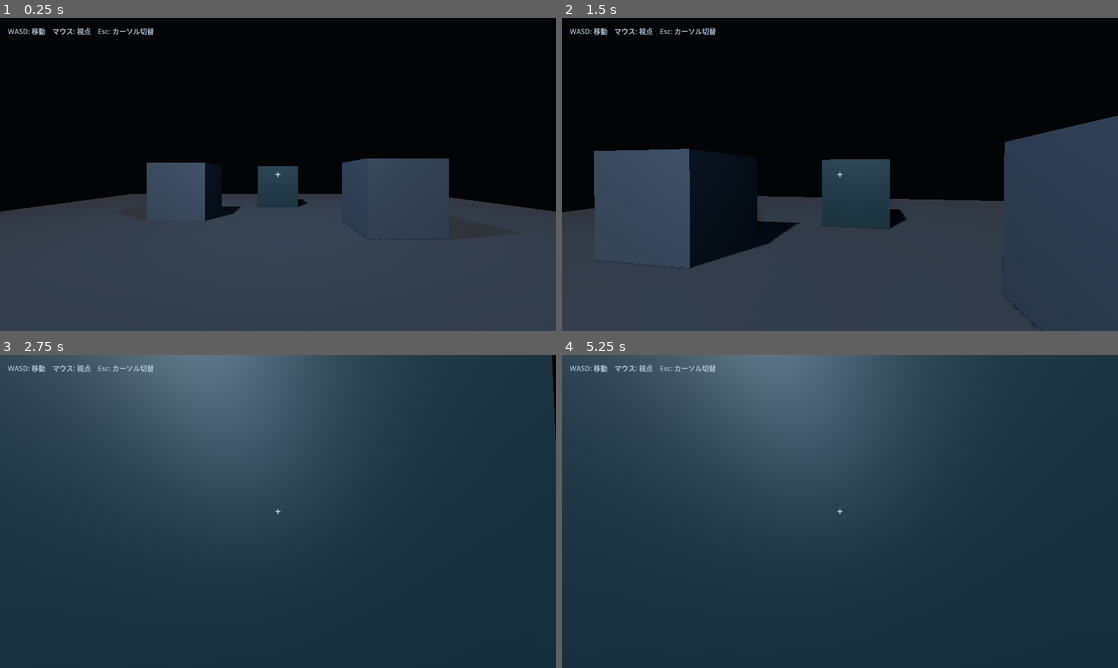
Above: before the commit, frames 1-4 (two rows, left to right).
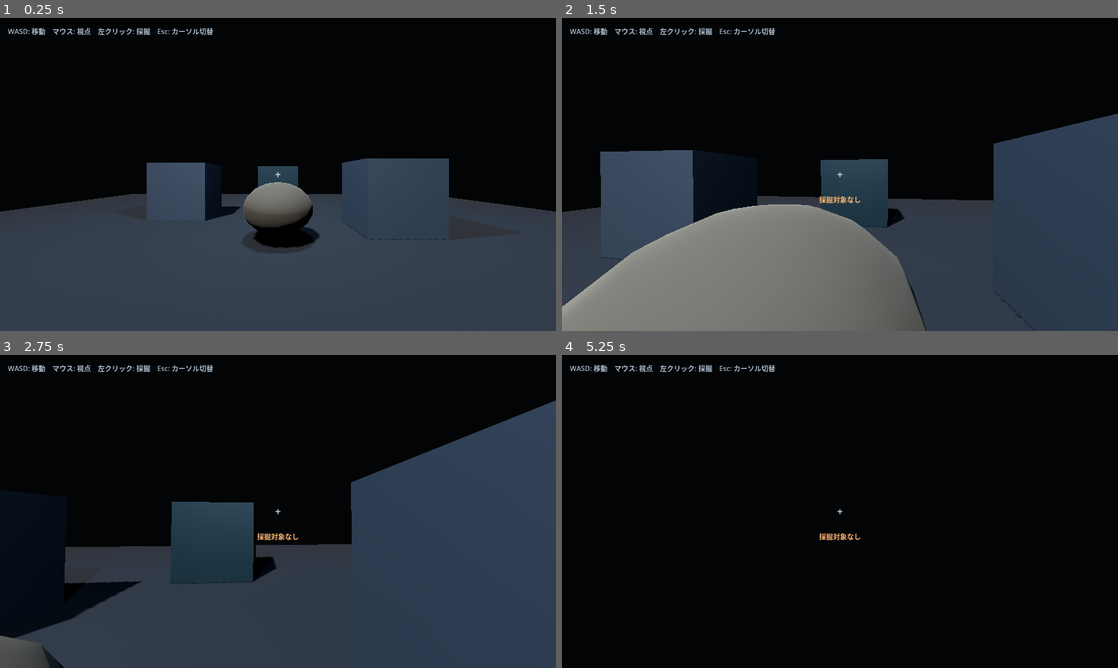
Above: after the commit, the same moments.

Repository: EliteMay/deep-factory
Game: Godot game, scene res://scenes/main/main.tscn
Two runs of this game, one before a commit and one after it. Both use one fixed random seed, a clock stepped at 60 frames per second and the inputs below.
Inputs (mouse positions are in pixels of both pictures, inside the frame that each line leads up to):
- Up to frame 1 (0.25 s): no input
- Up to frame 2 (1.5 s): tap Enter at 0.5 s; move the mouse to (867, 174) at 0.52 s; press the mouse at (867, 174) at 0.53 s; hold W (move_forward) from 0.53 s (still down); move the mouse to (812, 174) at 1.27 s; release the mouse at (812, 174) at 1.28 s; click (812, 174) at 1.35 s
- Up to frame 3 (2.75 s): keep holding W (move_forward); move the mouse to (289, 505) at 2.02 s; press the mouse at (289, 505) at 2.03 s
- Up to frame 4 (5.25 s): keep holding W (move_forward); move the mouse to (834, 517) at 2.77 s; release the mouse at (834, 517) at 2.78 s; click (834, 517) at 2.85 s; move the mouse to (878, 514) at 3.52 s; press the mouse at (878, 514) at 3.53 s; move the mouse to (795, 508) at 4.27 s; release the mouse at (795, 508) at 4.28 s; click (795, 508) at 4.35 s; move the mouse to (845, 511) at 5.02 s; press the mouse at (845, 511) at 5.03 s

The runs differ from the first frame. In frame 1, 2.5% of the frame differs, in the area x 17-58%, y 3-76%; in frame 2, 21%; in frame 3, 53%; in frame 4, 100%, in the area x 0-100%, y 0-100%.

Commit message:
feat: add Phase 2 mining prototype
* feat: add main_controller.gd for mining prototype

* feat: add mineable_rock.gd for mining prototype

* feat: add ore_drop.gd for mining prototype

* feat: add mineable_rock.tscn for mining prototype

* feat: add ore_drop.tscn for mining prototype

* feat: add raycast mining input and feedback

* feat: bind left click mining action

* feat: place mineable rock and mining feedback HUD

* docs: complete Phase 1 and add Phase 2 playtest gate

* docs: update progress for Phase 2 mining prototype

* fix: keep mining signal connection type-safe

* fix: use integer mouse button binding type

* fix: make mining result type check explicit

Diff:
--- a/scenes/main/main.tscn
+++ b/scenes/main/main.tscn
@@ -1,6 +1,8 @@
-[gd_scene load_steps=10 format=3]
+[gd_scene load_steps=12 format=3]
 
 [ext_resource type="PackedScene" path="res://scenes/player/player.tscn" id="1_player"]
+[ext_resource type="Script" path="res://scripts/main/main_controller.gd" id="2_main"]
+[ext_resource type="PackedScene" path="res://scenes/resources/mineable_rock.tscn" id="3_rock"]
 
 [sub_resource type="Environment" id="Environment_main"]
 background_mode = 1
@@ -35,6 +37,7 @@
 roughness = 0.58
 
 [node name="Main" type="Node3D"]
+script = ExtResource("2_main")
 
 [node name="WorldEnvironment" type="WorldEnvironment" parent="."]
 environment = SubResource("Environment_main")
@@ -88,6 +91,9 @@
 [node name="CollisionShape3D" type="CollisionShape3D" parent="TestBlockC"]
 shape = SubResource("BoxShape_block")
 
+[node name="MiningRock" parent="." instance=ExtResource("3_rock")]
+position = Vector3(0, 0, 0)
+
 [node name="Player" parent="." instance=ExtResource("1_player")]
 position = Vector3(0, 0.05, 5)
 
@@ -109,11 +115,27 @@
 horizontal_alignment = 1
 vertical_alignment = 1
 
+[node name="MiningFeedback" type="Label" parent="HUD"]
+visible = false
+anchors_preset = 8
+anchor_left = 0.5
+anchor_top = 0.5
+anchor_right = 0.5
+anchor_bottom = 0.5
+offset_left = -210.0
+offset_top = 42.0
+offset_right = 210.0
+offset_bottom = 72.0
+theme_override_font_sizes/font_size = 16
+text = "採掘フィードバック"
+horizontal_alignment = 1
+vertical_alignment = 1
+
 [node name="Controls" type="Label" parent="HUD"]
 offset_left = 18.0
 offset_top = 18.0
-offset_right = 430.0
+offset_right = 560.0
 offset_bottom = 54.0
 theme_override_colors/font_color = Color(0.72, 0.8, 0.87, 0.92)
 theme_override_font_sizes/font_size = 16
-text = "WASD: 移動　マウス: 視点　Esc: カーソル切替"
+text = "WASD: 移動　マウス: 視点　左クリック: 採掘　Esc: カーソル切替"
--- /dev/null
+++ b/scenes/resources/mineable_rock.tscn
@@ -0,0 +1,29 @@
+[gd_scene load_steps=5 format=3]
+
+[ext_resource type="Script" path="res://scripts/resources/mineable_rock.gd" id="1_rock"]
+
+[sub_resource type="StandardMaterial3D" id="Material_rock"]
+albedo_color = Color(0.32, 0.29, 0.25, 1)
+roughness = 0.95
+
+[sub_resource type="SphereMesh" id="SphereMesh_rock"]
+material = SubResource("Material_rock")
+radius = 0.85
+height = 1.55
+radial_segments = 14
+rings = 8
+
+[sub_resource type="SphereShape3D" id="SphereShape_rock"]
+radius = 0.82
+
+[node name="MineableRock" type="StaticBody3D"]
+script = ExtResource("1_rock")
+
+[node name="MeshInstance3D" type="MeshInstance3D" parent="."]
+position = Vector3(0, 0.78, 0)
+scale = Vector3(1.0, 0.82, 1.08)
+mesh = SubResource("SphereMesh_rock")
+
+[node name="CollisionShape3D" type="CollisionShape3D" parent="."]
+position = Vector3(0, 0.78, 0)
+shape = SubResource("SphereShape_rock")
--- /dev/null
+++ b/scenes/resources/ore_drop.tscn
@@ -0,0 +1,30 @@
+[gd_scene load_steps=5 format=3]
+
+[ext_resource type="Script" path="res://scripts/resources/ore_drop.gd" id="1_ore"]
+
+[sub_resource type="StandardMaterial3D" id="Material_ore"]
+albedo_color = Color(0.72, 0.42, 0.18, 1)
+metallic = 0.35
+roughness = 0.48
+
+[sub_resource type="SphereMesh" id="SphereMesh_ore"]
+material = SubResource("Material_ore")
+radius = 0.26
+height = 0.5
+radial_segments = 12
+rings = 6
+
+[sub_resource type="SphereShape3D" id="SphereShape_ore"]
+radius = 0.27
+
+[node name="OreDrop" type="RigidBody3D"]
+mass = 0.35
+linear_damp = 1.2
+angular_damp = 1.5
+script = ExtResource("1_ore")
+
+[node name="MeshInstance3D" type="MeshInstance3D" parent="."]
+mesh = SubResource("SphereMesh_ore")
+
+[node name="CollisionShape3D" type="CollisionShape3D" parent="."]
+shape = SubResource("SphereShape_ore")
--- /dev/null
+++ b/scripts/main/main_controller.gd
@@ -0,0 +1,30 @@
+extends Node3D
+
+@onready var player: CharacterBody3D = $Player
+@onready var mining_feedback: Label = $HUD/MiningFeedback
+
+var _feedback_token: int = 0
+
+
+func _ready() -> void:
+	if player.has_signal("mining_feedback"):
+		player.connect("mining_feedback", Callable(self, "_on_mining_feedback"))
+
+	mining_feedback.visible = false
+
+
+func _on_mining_feedback(message: String, success: bool) -> void:
+	_feedback_token += 1
+	var token := _feedback_token
+
+	mining_feedback.text = message
+	mining_feedback.modulate = (
+		Color(0.55, 1.0, 0.72, 1.0)
+		if success
+		else Color(1.0, 0.72, 0.45, 1.0)
+	)
+	mining_feedback.visible = true
+
+	await get_tree().create_timer(1.2).timeout
+	if token == _feedback_token:
+		mining_feedback.visible = false
--- a/scripts/player/player_controller.gd
+++ b/scripts/player/player_controller.gd
@@ -1,4 +1,6 @@
 extends CharacterBody3D
+
+signal mining_feedback(message: String, success: bool)
 
 @export_category("Movement")
 @export var move_speed: float = 5.0
@@ -9,9 +11,15 @@
 @export_range(0.0005, 0.02, 0.0005) var mouse_sensitivity: float = 0.0025
 @export_range(20.0, 89.0, 1.0) var max_pitch_degrees: float = 85.0
 
+@export_category("Mining")
+@export var mining_damage: float = 1.0
+@export_range(0.05, 2.0, 0.05) var mining_cooldown: float = 0.45
+
 @onready var camera_pivot: Node3D = $CameraPivot
+@onready var interaction_ray: RayCast3D = $CameraPivot/Camera3D/InteractionRay
 
 var gravity: float = ProjectSettings.get_setting("physics/3d/default_gravity")
+var mining_cooldown_remaining: float = 0.0
 
 
 func _ready() -> void:
@@ -34,6 +42,11 @@
 		get_viewport().set_input_as_handled()
 		return
 
+	if event.is_action_pressed("mine") and Input.mouse_mode == Input.MOUSE_MODE_CAPTURED:
+		_try_mine()
+		get_viewport().set_input_as_handled()
+		return
+
 	if event is InputEventMouseMotion and Input.mouse_mode == Input.MOUSE_MODE_CAPTURED:
 		rotate_y(-event.relative.x * mouse_sensitivity)
 		camera_pivot.rotate_x(-event.relative.y * mouse_sensitivity)
@@ -45,6 +58,8 @@
 
 
 func _physics_process(delta: float) -> void:
+	mining_cooldown_remaining = maxf(0.0, mining_cooldown_remaining - delta)
+
 	if not is_on_floor():
 		velocity.y -= gravity * delta
 	elif velocity.y < 0.0:
@@ -67,6 +82,40 @@
 	move_and_slide()
 
 
+func _try_mine() -> void:
+	if mining_cooldown_remaining > 0.0:
+		return
+
+	mining_cooldown_remaining = mining_cooldown
+	interaction_ray.force_raycast_update()
+
+	if not interaction_ray.is_colliding():
+		mining_feedback.emit("採掘対象なし", false)
+		return
+
+	var collider := interaction_ray.get_collider()
+	if collider == null or not collider.has_method("mine"):
+		mining_feedback.emit("採掘対象なし", false)
+		return
+
+	var result: Variant = collider.call("mine", mining_damage)
+	if not (result is Dictionary):
+		mining_feedback.emit("採掘成功", true)
+		return
+
+	var data := result as Dictionary
+	if bool(data.get("destroyed", false)):
+		mining_feedback.emit("岩を破壊した。鉱石がドロップした", true)
+		return
+
+	var remaining := float(data.get("remaining", 0.0))
+	var maximum := float(data.get("max", 0.0))
+	mining_feedback.emit(
+		"採掘成功　耐久 %.0f / %.0f" % [remaining, maximum],
+		true
+	)
+
+
 func _toggle_cursor() -> void:
 	if Input.mouse_mode == Input.MOUSE_MODE_CAPTURED:
 		Input.mouse_mode = Input.MOUSE_MODE_VISIBLE
--- /dev/null
+++ b/scripts/resources/mineable_rock.gd
@@ -0,0 +1,58 @@
+extends StaticBody3D
+
+@export var max_durability: float = 3.0
+@export var ore_drop_scene: PackedScene = preload("res://scenes/resources/ore_drop.tscn")
+
+var current_durability: float
+var _destroyed: bool = false
+
+
+func _ready() -> void:
+	current_durability = maxf(1.0, max_durability)
+
+
+func mine(damage: float) -> Dictionary:
+	if _destroyed:
+		return {
+			"remaining": 0.0,
+			"max": max_durability,
+			"destroyed": true,
+		}
+
+	current_durability = maxf(0.0, current_durability - maxf(0.0, damage))
+	_play_hit_feedback()
+
+	var destroyed_now := current_durability <= 0.0
+	if destroyed_now:
+		_break_rock()
+
+	return {
+		"remaining": current_durability,
+		"max": max_durability,
+		"destroyed": destroyed_now,
+	}
+
+
+func _play_hit_feedback() -> void:
+	var original_scale := scale
+	scale = original_scale * 0.94
+
+	var tween := create_tween()
+	tween.tween_property(self, "scale", original_scale, 0.08)
+
+
+func _break_rock() -> void:
+	if _destroyed:
+		return
+
+	_destroyed = true
+
+	if ore_drop_scene:
+		var ore := ore_drop_scene.instantiate()
+		var world_parent := get_parent()
+		if world_parent:
+			world_parent.add_child(ore)
+			if ore is Node3D:
+				ore.global_position = global_position + Vector3(0.0, 0.75, 0.0)
+
+	queue_free()
--- /dev/null
+++ b/scripts/resources/ore_drop.gd
@@ -0,0 +1,5 @@
+extends RigidBody3D
+
+@export var ore_id: StringName = &"iron_ore"
+@export var display_name: String = "鉄鉱石"
+@export_range(1, 999, 1) var amount: int = 1
--- a/scripts/systems/input_setup.gd
+++ b/scripts/systems/input_setup.gd
@@ -16,6 +16,8 @@
 			int(DEFAULT_BINDINGS[action_name])
 		)
 
+	_ensure_mouse_action(&"mine", MOUSE_BUTTON_LEFT)
+
 
 func _ensure_key_action(action_name: StringName, physical_keycode: int) -> void:
 	if not InputMap.has_action(action_name):
@@ -27,3 +29,15 @@
 	var event := InputEventKey.new()
 	event.physical_keycode = physical_keycode
 	InputMap.action_add_event(action_name, event)
+
+
+func _ensure_mouse_action(action_name: StringName, button_index: int) -> void:
+	if not InputMap.has_action(action_name):
+		InputMap.add_action(action_name)
+
+	if not InputMap.action_get_events(action_name).is_empty():
+		return
+
+	var event := InputEventMouseButton.new()
+	event.button_index = button_index
+	InputMap.action_add_event(action_name, event)
Not shown, changed: README.md
Not shown, changed: docs/ROADMAP.md
